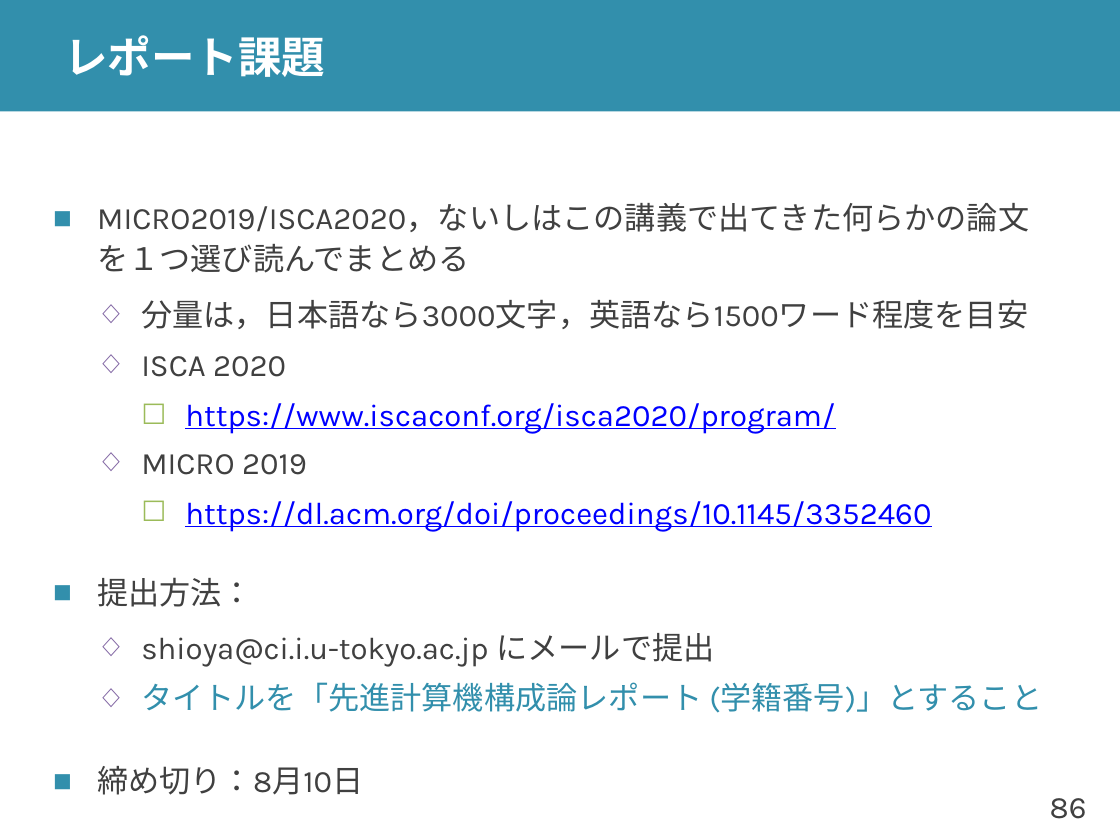
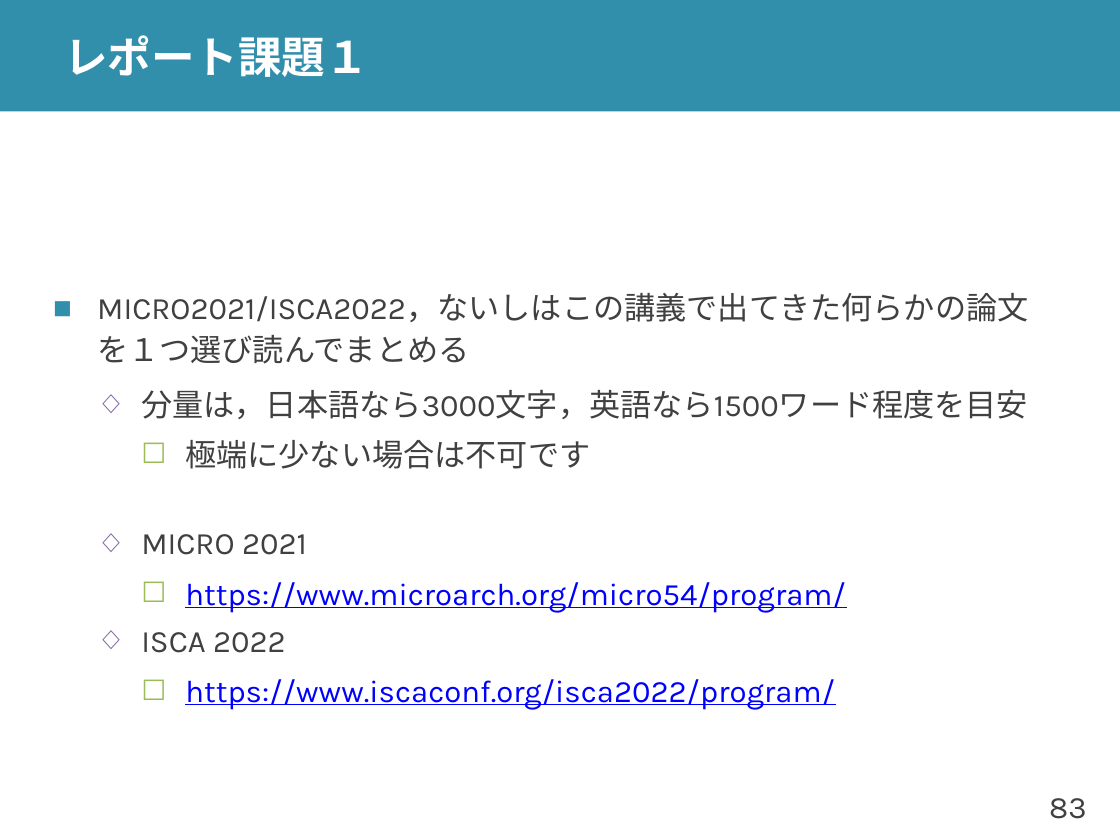
Before and after one commit to shioyadan/advanced-computer-organization, a slide deck: slide 83 of aco-shioya-10.pptx (slide 86 before the commit). Drawn at 1120x840 pixels with LibreOffice and Linux fonts; fonts in the diff are those of the drawing. Boxes give left, top, right and bottom in pixels: in the first picture for what was removed or moved away, otherwise in the second. Text is boxed around its words. In the diff, an @@ line names an element or a change of style, - is before the commit and + after.

```diff
--- a/aco-shioya-10.pptx
+++ b/aco-shioya-10.pptx
@@ title at [64,35,369,77]: text changed @@
-レポート課題
+レポート課題１
@@ text at [97,293,1028,364]: text changed @@
-■ MICRO2019/ISCA2020，ないしはこの講義で出てきた何らかの論文を１つ選び読んでまとめる
+■ MICRO2021/ISCA2022，ないしはこの講義で出てきた何らかの論文を１つ選び読んでまとめる
@@ text at [141,440,846,710]: text changed @@
-  ◇ ISCA 2020
-    ☐ https://www.iscaconf.org/isca2020/program/
-  ◇ MICRO 2019
-    ☐ https://dl.acm.org/doi/proceedings/10.1145/3352460
-■ 提出方法：
-  ◇ shioya@ci.i.u-tokyo.ac.jp にメールで提出
-  ◇ タイトルを「先進計算機構成論レポート (学籍番号)」とすること
-■ 締め切り：8月10日
+    ☐ 極端に少ない場合は不可です
+  ◇ MICRO 2021
+    ☐ https://www.microarch.org/micro54/program/
+  ◇ ISCA 2022
+    ☐ https://www.iscaconf.org/isca2022/program/
@@ page number at [1049,798,1086,819]: text changed @@
-86
+83
```
Also in this commit, not shown: 28 other slides changed, 16 slides added, 16 slides removed, 2 other files.
